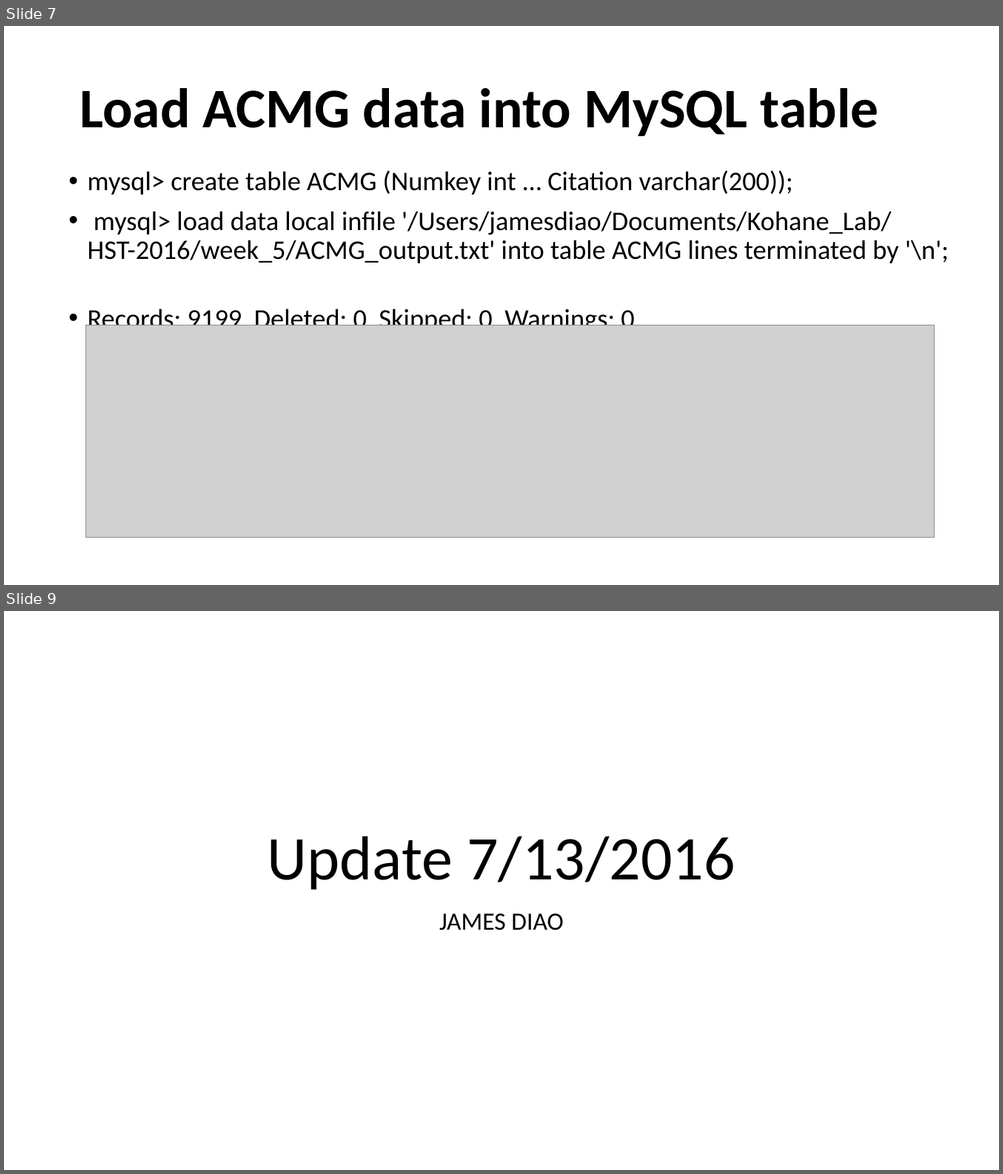
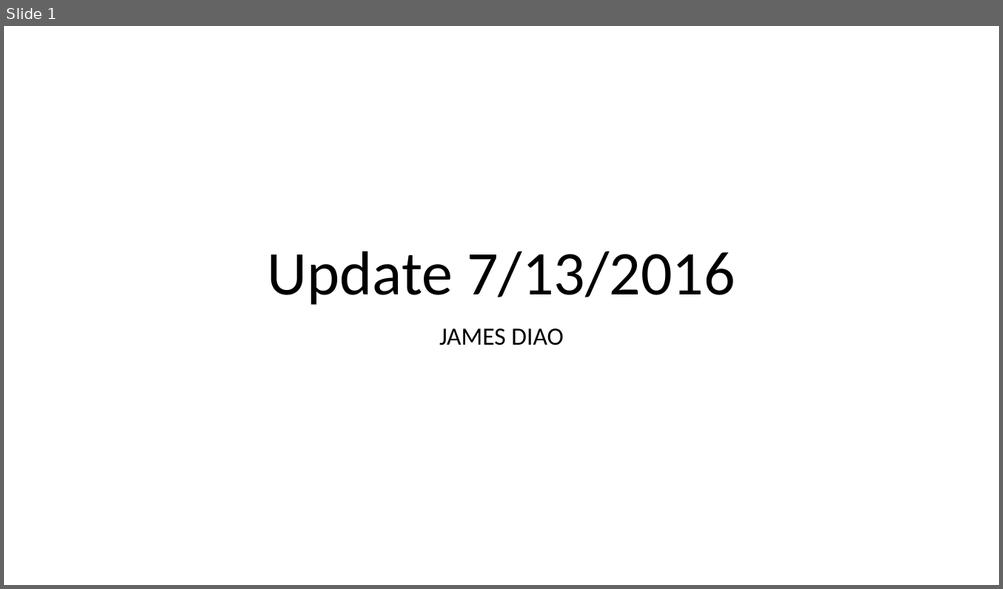
Before and after one commit to dfan/HST-2016, a slide deck: week_5/Presentation_week_5.2.pptx. Shown one above the other, each under a label of ours: slides 7 and 9 before the commit, slide 1 after it; the slides between them are not shown. The pictures are 1003x1174 and 1003x589 pixels, drawn with LibreOffice and Linux fonts; fonts in the diff are those of the drawing; grey boxes stand for pictures. Boxes give left, top, right and bottom in pixels: in the first picture for what was removed or moved away, otherwise in the second. Text is boxed around its words. In the diff, an @@ line names an element or a change of style, - is before the commit and + after.

```diff
--- a/week_5/Presentation_week_5.2.pptx
+++ b/week_5/Presentation_week_5.2.pptx
@@ slide 7 removed at [4, 26, 999, 585], background #FFFFFF @@
@@ title removed at [79, 88, 879, 136] @@
-Load ACMG data into MySQL table
@@ text removed at [88, 170, 948, 334] @@
-• mysql> create table ACMG (Numkey int … Citation varchar(200));
-• mysql> load data local infile '/Users/jamesdiao/Documents/Kohane_Lab/
-  HST-2016/week_5/ACMG_output.txt' into table ACMG lines terminated by '\n';
-• Records: 9199 Deleted: 0 Skipped: 0 Warnings: 0
@@ picture removed at [85, 325, 934, 538] @@
@@ what was slide 9 is now slide 1 @@
```
Also in this commit, not shown: 4 slides changed, 4 slides added, 11 other slides removed, 6 other files.
